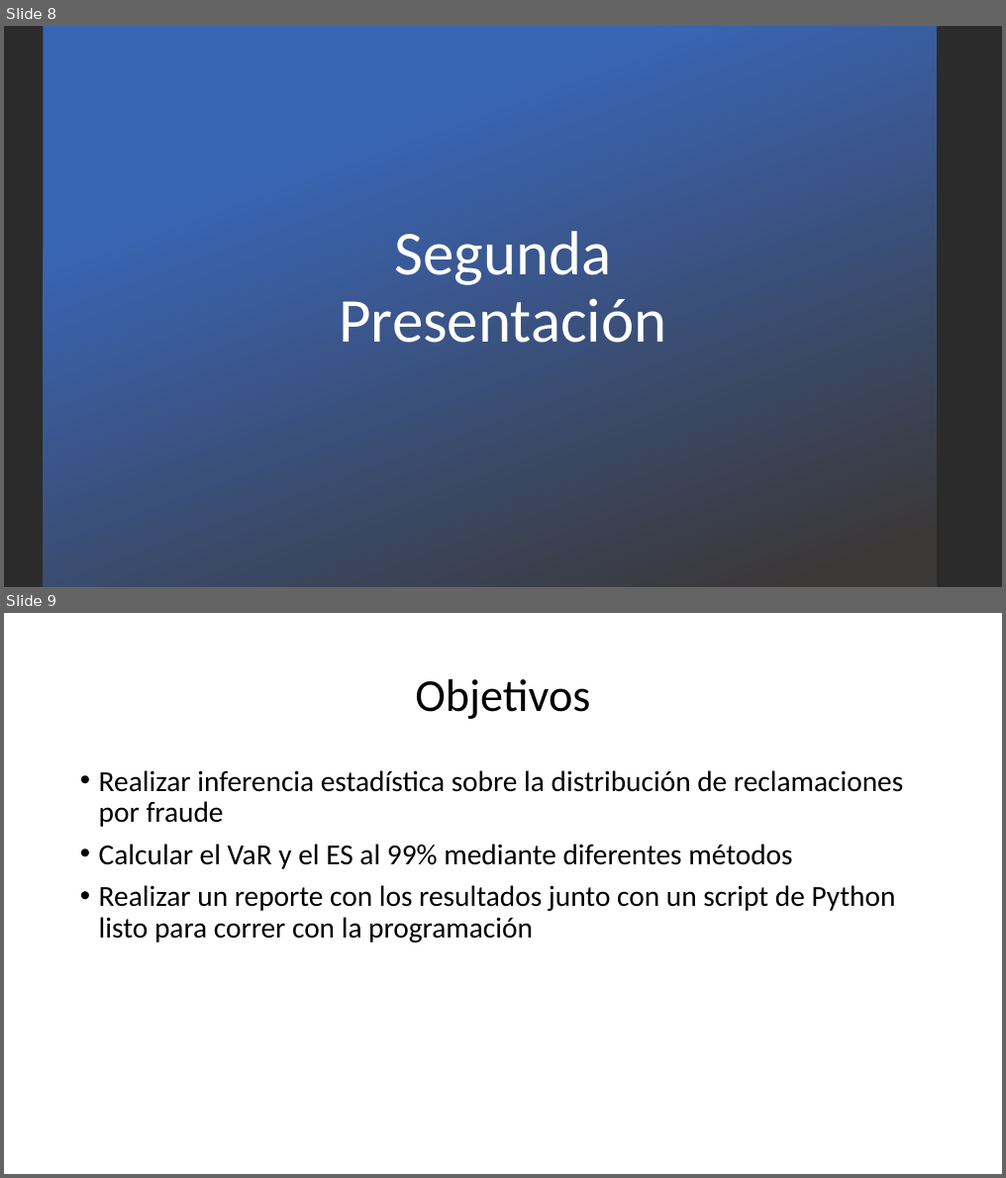
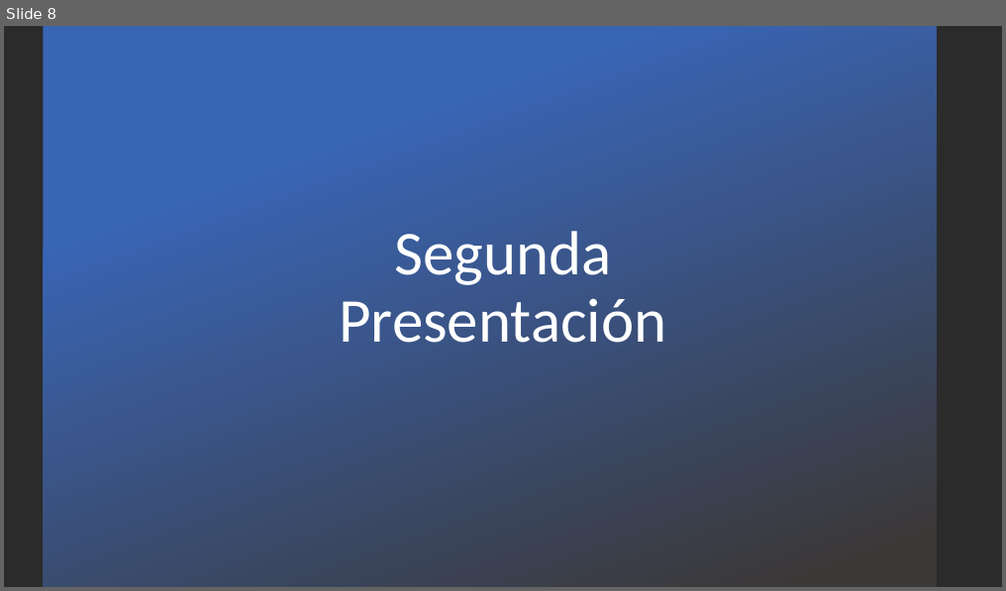
Before and after one commit to EstebanLSCR/Codigo-proyecto, a slide deck: Presentación proyecto.pptx. Shown one above the other, each under a label of ours: slides 8 and 9 before the commit, slide 8 after it. The pictures are 1006x1178 and 1006x591 pixels, drawn with LibreOffice and Linux fonts; fonts in the diff are those of the drawing; background and template pictures are left out; a plain dark background stands for a picture behind light text. Boxes give left, top, right and bottom in pixels: in the first picture for what was removed or moved away, otherwise in the second. Text is boxed around its words. In the diff, an @@ line names an element or a change of style, - is before the commit and + after.

```diff
--- a/Presentación proyecto.pptx
+++ b/Presentación proyecto.pptx
@@ slide 9 removed at (4, 613, 1002, 1174), background #FFFFFF @@
@@ title removed at (415, 679, 590, 719) @@
-Objetivos
@@ text removed at (99, 770, 903, 943) @@
-• Realizar inferencia estadística sobre la distribución de reclamaciones por fraude
-• Calcular el VaR y el ES al 99% mediante diferentes métodos
-• Realizar un reporte con los resultados junto con un script de Python listo para correr con la programación
```
